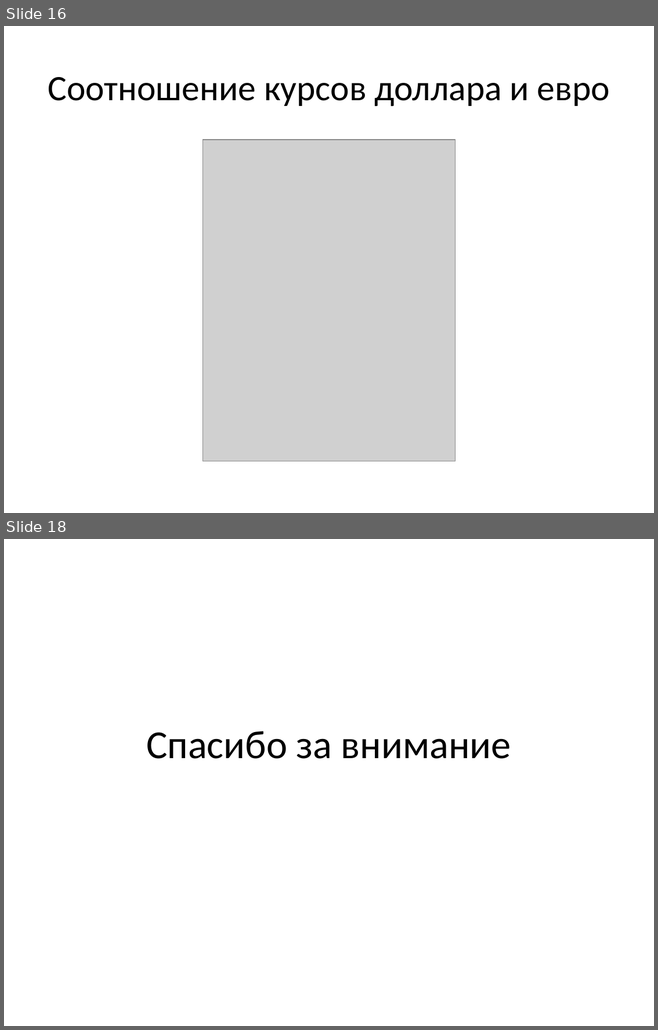
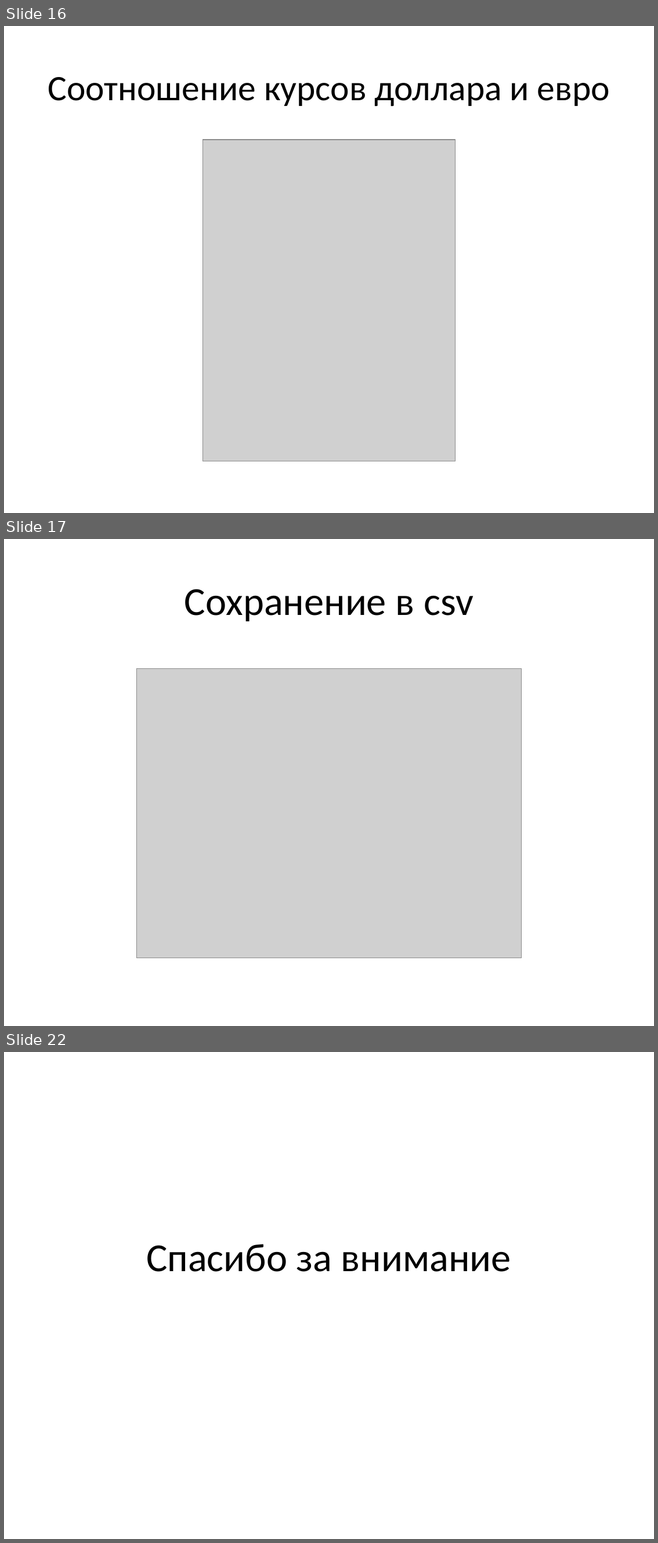
Before and after one commit to MaximNosko/KKR, a slide deck: Анализ эпидемиологических и экономических показателей в период пандемии.pptx. Shown one above the other, each under a label of ours: slides 16 and 18 before the commit, slides 16, 17 and 22 after it; the slides between them are not shown. The pictures are 658x1030 and 658x1543 pixels, drawn with LibreOffice and Linux fonts; fonts in the diff are those of the drawing; grey boxes stand for pictures. Boxes give left, top, right and bottom in pixels: in the first picture for what was removed or moved away, otherwise in the second. Text is boxed around its words. In the diff, an @@ line names an element or a change of style, - is before the commit and + after.

```diff
--- a/Анализ эпидемиологических и экономических показателей в период пандемии.pptx
+++ b/Анализ эпидемиологических и экономических показателей в период пандемии.pptx
@@ slide 17 added at box(4, 539, 654, 1026), background #FFFFFF @@
@@ title added at box(184, 589, 473, 621), 44 pt, text #000000 @@
+Сохранение в csv
@@ picture added at box(136, 669, 522, 959) @@
@@ what was slide 18 is now slide 22 @@
```
Also in this commit, not shown: 2 slides changed, 3 other slides added, 6 other files.
